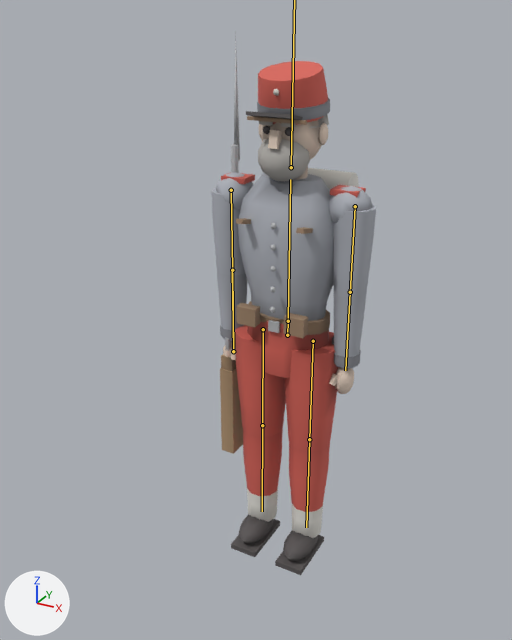
An edit to the glTF model Game/models/figures/industrial_soldier_2.glb, drawn before and after from the same camera.
Rendered twice from a 50 mm camera at (0.552, -1.133, 1.078) aimed at (-0.052, -0.035, 0.53). Every picture has the same lights, and +X, +Y and +Z are marked at lower left. The older version comes first. The bones that bend it are drawn over the model as lines.

In view in the first picture: 'Body_Detail', 'Body_Uniform', 'Body_UniformDark'.
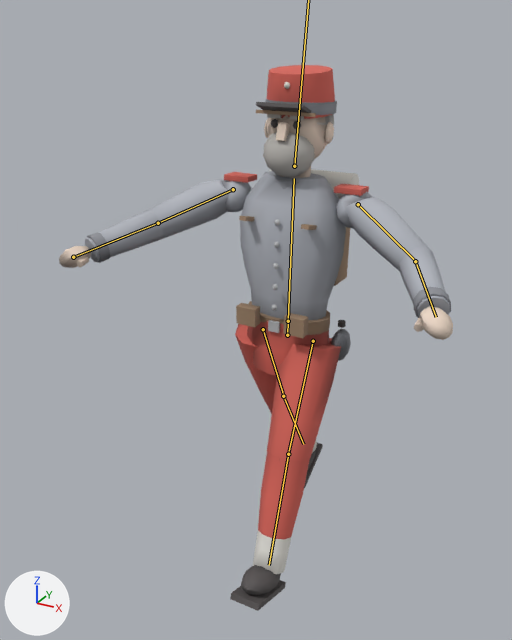
The newer file adds an action. The first version stands in its rest pose; the second is drawn at frame 7 of the action 'Dance'.

Boxes (x1, y1, x2, y2) around the edits, measured in the pictures (512 x 640 px):
```json
{"object": "Body_Detail", "change": "posed", "before": [220, 31, 366, 575], "after": [59, 65, 453, 611], "on screen": "169% wider"}
{"object": "Body_Uniform", "change": "posed", "before": [211, 172, 376, 369], "after": [85, 171, 450, 320]}
{"object": "Body_UniformDark", "change": "posed", "before": [220, 98, 361, 367], "after": [87, 99, 451, 361], "on screen": "157% wider"}
{"bone": "Spine", "before": "(288, 321) to (290, 179)", "after": "(288, 321) to (294, 178)"}
{"bone": "UpperArm.L", "before": "(355, 206) to (350, 293)", "after": "(358, 204) to (416, 262)"}
{"bone": "Forearm.L", "before": "(350, 292) to (345, 370)", "after": "(415, 261) to (436, 317)"}
{"bone": "UpperArm.R", "before": "(231, 190) to (232, 270)", "after": "(233, 189) to (157, 223)"}
{"bone": "Forearm.R", "before": "(232, 270) to (233, 352)", "after": "(158, 223) to (72, 257)"}
{"bone": "Weapon", "before": "(233, 351) to (232, 269)", "after": "(73, 257) to (73, 257)"}
{"bone": "Thigh.L", "before": "(313, 341) to (309, 440)", "after": "(313, 341) to (288, 455)"}
{"bone": "Shin.L", "before": "(309, 439) to (306, 527)", "after": "(288, 454) to (269, 565)"}
{"bone": "Thigh.R", "before": "(263, 329) to (262, 426)", "after": "(263, 329) to (284, 396)"}
{"bone": "Shin.R", "before": "(262, 425) to (262, 511)", "after": "(283, 396) to (303, 444)"}
```

Edits to the scene script, one JSON object a line:
```json
{"block": "bone_spine", "where": "bone_spine = bpy.data.objects['Figure'].pose.bones['Spine']  # child of 'Hips'"}
{"op": "set", "path": "bone_spine.rotation_quaternion", "old": "(1.0, 0.0, 0.0, 0.0)", "new": "(1.0, -0.026, 0.017, 0.0)", "note": "degrees (0, 0, 0) -> degrees (-3, 2, 0)"}
{"block": "bone_head", "where": "bone_head = bpy.data.objects['Figure'].pose.bones['Head']  # child of 'Spine'"}
{"op": "set", "path": "bone_head.rotation_quaternion", "old": "(1.0, 0.0, 0.0, 0.0)", "new": "(0.999, -0.052, 0.0, 0.0)", "note": "degrees (0, 0, 0) -> degrees (-6, 0, 0)"}
{"block": "bone_upperarm_l", "where": "bone_upperarm_l = bpy.data.objects['Figure'].pose.bones['UpperArm.L']  # child of 'Spine'"}
{"op": "set", "path": "bone_upperarm_l.rotation_quaternion", "old": "(1.0, 0.0, 0.0, 0.0)", "new": "(0.837, -0.186, 0.111, -0.503)", "note": "degrees (0, 0, 0) -> degrees (-25, 0, -62)"}
{"block": "bone_forearm_l", "where": "bone_forearm_l = bpy.data.objects['Figure'].pose.bones['Forearm.L']  # child of 'UpperArm.L'"}
{"op": "set", "path": "bone_forearm_l.rotation_quaternion", "old": "(1.0, 0.0, 0.0, 0.0)", "new": "(0.954, -0.301, 0.0, 0.0)", "note": "degrees (0, 0, 0) -> degrees (-35, 0, 0)"}
{"block": "bone_upperarm_r", "where": "bone_upperarm_r = bpy.data.objects['Figure'].pose.bones['UpperArm.R']  # child of 'Spine'"}
{"op": "set", "path": "bone_upperarm_r.rotation_quaternion", "old": "(1.0, 0.0, 0.0, 0.0)", "new": "(0.837, -0.186, -0.111, 0.503)", "note": "degrees (0, 0, 0) -> degrees (-25, 0, 62)"}
{"block": "bone_forearm_r", "where": "bone_forearm_r = bpy.data.objects['Figure'].pose.bones['Forearm.R']  # child of 'UpperArm.R'"}
{"op": "set", "path": "bone_forearm_r.rotation_quaternion", "old": "(1.0, 0.0, 0.0, 0.0)", "new": "(0.954, -0.301, 0.0, 0.0)", "note": "degrees (0, 0, 0) -> degrees (-35, 0, 0)"}
{"block": "bone_weapon", "where": "bone_weapon = bpy.data.objects['Figure'].pose.bones['Weapon']  # child of 'Forearm.R'"}
{"op": "set", "path": "bone_weapon.rotation_quaternion", "old": "(1.0, 0.0, 0.0, 0.0)", "new": "(-0.921, -0.391, 0.0, 0.0)", "note": "degrees (0, 0, 0) -> degrees (46, 0, 0)"}
{"op": "set", "path": "bone_weapon.scale", "old": "(1.0, 1.0, 1.0)", "new": "(0.0, 0.0, 0.0)"}
{"block": "bone_thigh_l", "where": "bone_thigh_l = bpy.data.objects['Figure'].pose.bones['Thigh.L']  # child of 'Hips'"}
{"op": "set", "path": "bone_thigh_l.rotation_quaternion", "old": "(1.0, 0.0, 0.0, 0.0)", "new": "(0.974, -0.225, 0.0, 0.0)", "note": "degrees (0, 0, 0) -> degrees (-26, 0, 0)"}
{"block": "bone_shin_l", "where": "bone_shin_l = bpy.data.objects['Figure'].pose.bones['Shin.L']  # child of 'Thigh.L'"}
{"op": "set", "path": "bone_shin_l.rotation_quaternion", "old": "(1.0, 0.0, 0.0, 0.0)", "new": "(0.999, 0.052, 0.0, 0.0)", "note": "degrees (0, 0, 0) -> degrees (6, 0, 0)"}
{"block": "bone_thigh_r", "where": "bone_thigh_r = bpy.data.objects['Figure'].pose.bones['Thigh.R']  # child of 'Hips'"}
{"op": "set", "path": "bone_thigh_r.rotation_quaternion", "old": "(1.0, 0.0, 0.0, 0.0)", "new": "(0.974, 0.225, 0.0, 0.0)", "note": "degrees (0, 0, 0) -> degrees (26, 0, 0)"}
{"block": "bone_shin_r", "where": "bone_shin_r = bpy.data.objects['Figure'].pose.bones['Shin.R']  # child of 'Thigh.R'"}
{"op": "set", "path": "bone_shin_r.rotation_quaternion", "old": "(1.0, 0.0, 0.0, 0.0)", "new": "(0.999, 0.044, 0.0, 0.0)", "note": "degrees (0, 0, 0) -> degrees (5, 0, 0)"}
```
